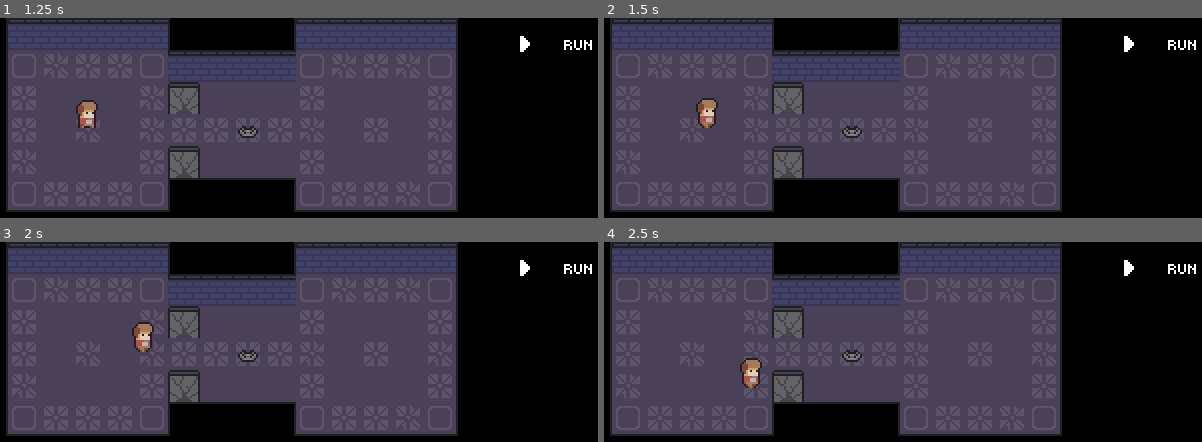
Above: before the commit, frames 1-4 (two rows, left to right).
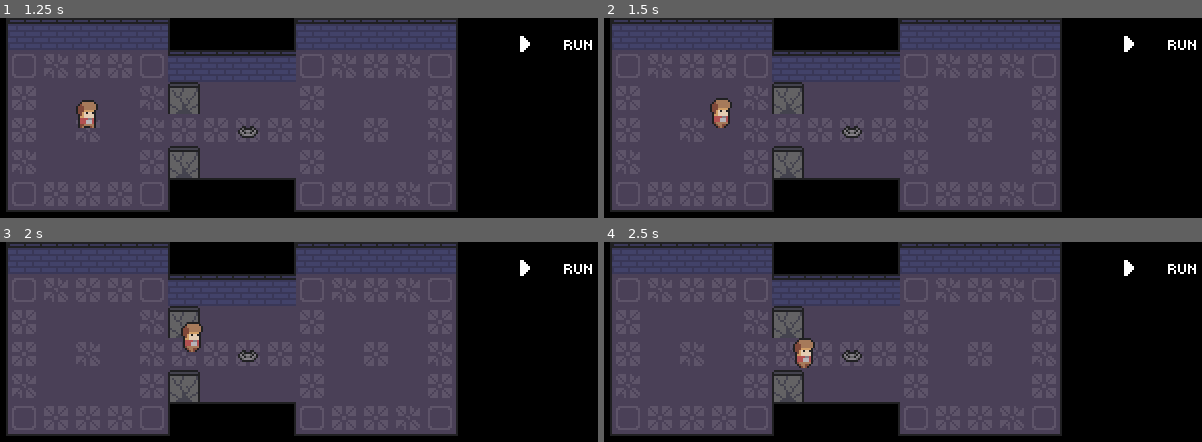
Above: after the commit, the same moments.

Repository: Guthen/KnightHelper
Game: Godot game, scene res://game/Game.tscn
The game is run twice, just before and just after one commit, with the same random seed, the same clock (stepped at 60 frames per second) and the same inputs.
Inputs (mouse positions are in pixels of both pictures, inside the frame that each line leads up to):
- Up to frame 1 (1.25 s): click (562, 44) at 0.5 s
- Up to frame 2 (1.5 s): tap Enter at 1.25 s; hold D (right) from 1.28 s (still down)
- Up to frame 3 (2 s): keep holding D (right)
- Up to frame 4 (2.5 s): release D (right) at 2.03 s; hold S (down) from 2.03 s (still down)

Frame 1 is identical in both runs. In frame 2, 0.8% of the frame differs, in the area x 15-22%, y 40-55%; in frame 3, 0.9%; in frame 4, 0.9%, in the area x 22-36%, y 48-73%.

Commit message:
Freeze Behaviour + Game Running

Diff:
--- a/game/Game.tscn
+++ b/game/Game.tscn
@@ -6,6 +6,7 @@
 [ext_resource path="res://assets/play.png" type="Texture" id=4]
 [ext_resource path="res://game/objects/BreakableWall.tscn" type="PackedScene" id=5]
 [ext_resource path="res://game/objects/BearTrap.tscn" type="PackedScene" id=6]
+[ext_resource path="res://game/game.gd" type="Script" id=7]
 
 [sub_resource type="ConvexPolygonShape2D" id=1]
 points = PoolVector2Array( 16, 16, 0, 16, 0, 0, 16, 0 )
@@ -105,6 +106,7 @@
 font_data = ExtResource( 3 )
 
 [node name="Game" type="Node2D"]
+script = ExtResource( 7 )
 
 [node name="TileMap" type="TileMap" parent="."]
 tile_set = SubResource( 8 )
@@ -121,7 +123,7 @@
 position = Vector2( 104, 40 )
 
 [node name="BearTrap" parent="TileMap" instance=ExtResource( 6 )]
-position = Vector2( 136, 56 )
+position = Vector2( 136, 60 )
 
 [node name="Player" parent="TileMap" instance=ExtResource( 2 )]
 position = Vector2( 56, 56 )
@@ -157,3 +159,5 @@
 __meta__ = {
 "_edit_use_anchors_": false
 }
+
+[connection signal="pressed" from="Interface/RunButton" to="." method="_on_RunButton_pressed"]
--- /dev/null
+++ b/game/game.gd
@@ -0,0 +1,10 @@
+extends Node2D
+
+export var is_running: bool = false
+
+func _ready():
+	pass
+
+
+func _on_RunButton_pressed():
+	is_running = true
--- a/game/objects/BearTrap.tscn
+++ b/game/objects/BearTrap.tscn
@@ -20,16 +20,17 @@
 } ]
 
 [sub_resource type="RectangleShape2D" id=4]
-extents = Vector2( 2.5, 1 )
+extents = Vector2( 1, 2 )
 
 [node name="BearTrap" type="Node2D"]
 script = ExtResource( 2 )
 
 [node name="AnimatedSprite" type="AnimatedSprite" parent="."]
+position = Vector2( 0, -4 )
 frames = SubResource( 3 )
 
 [node name="Area2D" type="Area2D" parent="."]
-position = Vector2( 0, 1 )
+position = Vector2( 0, -3 )
 
 [node name="CollisionShape2D" type="CollisionShape2D" parent="Area2D"]
 position = Vector2( 0, 0.5 )
--- a/game/objects/bear_trap.gd
+++ b/game/objects/bear_trap.gd
@@ -8,3 +8,5 @@
 func _on_Area2D_body_entered( body ):
 	if body and body.layers == 2:
 		$AnimatedSprite.set_frame( 1 )
+		body.is_freezed = true
+		body.position = position + Vector2( 0, -4 )
--- a/player/Player.tscn
+++ b/player/Player.tscn
@@ -46,12 +46,13 @@
 [node name="Player" type="KinematicBody2D"]
 collision_layer = 2
 script = ExtResource( 2 )
+speed = 75
 
 [node name="AnimatedSprite" type="AnimatedSprite" parent="."]
 position = Vector2( 0, -8 )
 frames = SubResource( 7 )
 animation = "walk"
-frame = 1
+frame = 3
 playing = true
 
 [node name="CollisionShape2D" type="CollisionShape2D" parent="."]
--- a/player/player.gd
+++ b/player/player.gd
@@ -1,5 +1,9 @@
 extends KinematicBody2D
-var speed = 40
+
+export var speed: int = 40
+var is_freezed: bool = false
+
+onready var game = get_node( "/root/Game" )
 
 func _ready():
 	pass
@@ -16,7 +20,7 @@
 	if Input.is_action_pressed( "right" ):
 		dir.x += 1
 
-	if dir == Vector2.ZERO:
+	if not game.is_running or is_freezed or dir == Vector2.ZERO:
 		$AnimatedSprite.play( "idle" )
 		return
 
Not shown: 1 places in game/Game.tscn that only renumber resources
Not shown: 1 places in player/Player.tscn that only renumber resources
